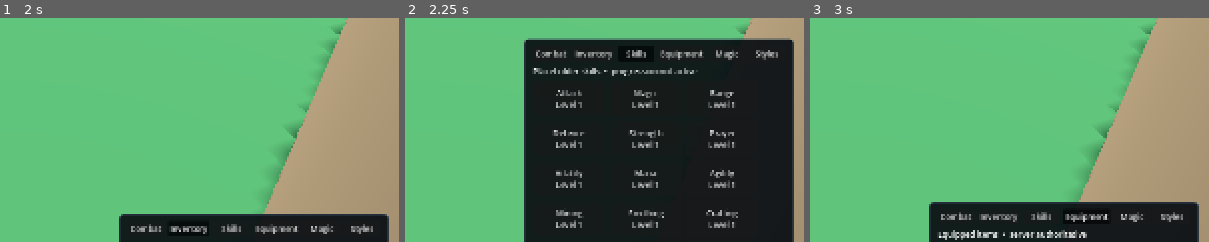
Above: before the commit, frames 1-3 (left to right).
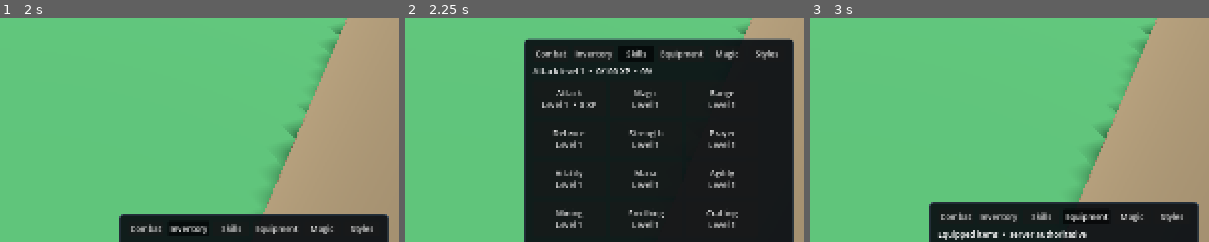
Above: after the commit, the same moments.

Repository: mywyau/arcana
Game: Godot game, scene res://scenes/main.tscn
Same seed, same stepped clock (60 frames per second), same inputs: the game is played once before the commit and once after it.
Inputs:
- Up to frame 1 (2 s): click "Combat" at 0.5 s; click "Inventory" at 1.25 s
- Up to frame 2 (2.25 s): click "Skills" at 2 s
- Up to frame 3 (3 s): click "Equipment" at 2.75 s
The pictures show only the part of the screen within x 50-100%, y 21-71%; the shares and areas given below are measured in that part.

Frame 1 is identical in both runs. In frame 2, 1.0% of the frame differs, in the area x 31-74%, y 22-41%; in frame 3, nothing differs.

Commit message:
add attack xp and postgres saving

Diff:
--- a/client/scenes/main.tscn
+++ b/client/scenes/main.tscn
@@ -561,7 +561,7 @@
 
 [node name="Summary" type="Label" parent="UI/SkillsHUD/Margin/VBox"]
 layout_mode = 2
-text = "Placeholder skills  •  progression not active"
+text = "Attack level 1  •  0/100 XP  •  0%"
 
 [node name="Grid" type="GridContainer" parent="UI/SkillsHUD/Margin/VBox"]
 layout_mode = 2
--- a/client/scripts/main.gd
+++ b/client/scripts/main.gd
@@ -130,6 +130,7 @@
 @onready var skills_equipment_tab_button: Button = $UI/SkillsHUD/Margin/VBox/TabRow/Equipment
 @onready var skills_magic_tab_button: Button = $UI/SkillsHUD/Margin/VBox/TabRow/Magic
 @onready var skills_styles_tab_button: Button = $UI/SkillsHUD/Margin/VBox/TabRow/Styles
+@onready var skills_summary: Label = $UI/SkillsHUD/Margin/VBox/Summary
 @onready var skills_grid: GridContainer = $UI/SkillsHUD/Margin/VBox/Grid
 @onready var equipment_combat_tab_button: Button = $UI/EquipmentHUD/Margin/VBox/TabRow/Combat
 @onready var equipment_inventory_tab_button: Button = $UI/EquipmentHUD/Margin/VBox/TabRow/Inventory
@@ -200,6 +201,11 @@
 var _inventory_capacity: int = 8
 var _inventory_items: Array = []
 var _inventory_signature: String = ""
+var _attack_experience: int = 0
+var _attack_level: int = 1
+var _attack_current_level_experience: int = 0
+var _attack_next_level_experience: int = 100
+var _skill_tiles: Dictionary = {}
 var _player_views: Dictionary = {}
 var _last_combat_event_id: int = 0
 var _combat_events_initialized: bool = false
@@ -528,6 +534,9 @@
 			_player_defeated = bool(player_data.get("defeated", false))
 			_player_respawn_at_pulse = int(player_data.get("respawn_at_pulse", 0))
 			_player_dodge_rate = float(player_data.get("dodge_rate", _player_dodge_rate))
+			var skills_data: Variant = player_data.get("skills", [])
+			if typeof(skills_data) == TYPE_ARRAY:
+				_apply_skills_snapshot(skills_data as Array)
 			var inventory_data: Variant = player_data.get("inventory", {})
 			if typeof(inventory_data) == TYPE_DICTIONARY:
 				_apply_inventory_snapshot(inventory_data as Dictionary)
@@ -838,13 +847,72 @@
 func _populate_placeholder_skills() -> void:
 	for skill_data: Variant in PLACEHOLDER_SKILLS:
 		var skill: Dictionary = skill_data
+		var skill_name: String = str(skill.get("name", "Skill"))
 		var skill_tile := Button.new()
 		skill_tile.custom_minimum_size = Vector2(145, 72)
 		skill_tile.focus_mode = Control.FOCUS_NONE
 		skill_tile.mouse_filter = Control.MOUSE_FILTER_IGNORE
-		skill_tile.text = "%s\nLevel %d" % [skill.get("name", "Skill"), skill.get("level", 1)]
-		skill_tile.tooltip_text = "Placeholder skill — progression is not active yet"
+		skill_tile.text = "%s\nLevel %d" % [skill_name, skill.get("level", 1)]
+		if skill_name == "Attack":
+			_skill_tiles[skill_name] = skill_tile
+		else:
+			skill_tile.tooltip_text = "Placeholder skill — progression is not active yet"
 		skills_grid.add_child(skill_tile)
+	_update_attack_skill_hud()
+
+
+func _apply_skills_snapshot(skills: Array) -> void:
+	for payload: Variant in skills:
+		if typeof(payload) != TYPE_DICTIONARY:
+			continue
+		var skill: Dictionary = payload
+		if str(skill.get("id", "")) != "attack":
+			continue
+		var experience: int = int(skill.get("experience", _attack_experience))
+		var level: int = int(skill.get("level", _attack_level))
+		var current_level_experience: int = int(skill.get(
+			"current_level_experience",
+			_attack_current_level_experience,
+		))
+		var next_level_experience: int = int(skill.get(
+			"next_level_experience",
+			_attack_next_level_experience,
+		))
+		if experience == _attack_experience and level == _attack_level and \
+			current_level_experience == _attack_current_level_experience and \
+			next_level_experience == _attack_next_level_experience:
+			return
+		_attack_experience = experience
+		_attack_level = level
+		_attack_current_level_experience = current_level_experience
+		_attack_next_level_experience = next_level_experience
+		_update_attack_skill_hud()
+		return
+
+
+func _update_attack_skill_hud() -> void:
+	var attack_tile: Button = _skill_tiles.get("Attack") as Button
+	if attack_tile == null:
+		return
+	attack_tile.text = "Attack\nLevel %d  •  %d XP" % [_attack_level, _attack_experience]
+	if _attack_next_level_experience <= 0:
+		attack_tile.tooltip_text = "Maximum level • successful melee hits grant Attack XP"
+		skills_summary.text = "Attack level %d  •  maximum level" % _attack_level
+		return
+	var experience_remaining: int = maxi(0, _attack_next_level_experience - _attack_experience)
+	var level_span: int = maxi(1, _attack_next_level_experience - _attack_current_level_experience)
+	var level_progress: int = _attack_experience - _attack_current_level_experience
+	var progress_percent: int = roundi(float(level_progress) / float(level_span) * 100.0)
+	attack_tile.tooltip_text = "10 XP per successful melee hit • %d XP to level %d" % [
+		experience_remaining,
+		_attack_level + 1,
+	]
+	skills_summary.text = "Attack level %d  •  %d/%d XP  •  %d%%" % [
+		_attack_level,
+		_attack_experience,
+		_attack_next_level_experience,
+		progress_percent,
+	]
 
 
 func _populate_placeholder_spells() -> void:
Not shown, changed: server/cmd/server/main.go
Not shown, changed: server/go.mod
Not shown, changed: server/go.sum
Not shown, added: server/internal/account/account.go
Not shown, added: server/internal/account/account_test.go
Not shown, added: server/internal/account/password.go
Not shown, added: server/internal/account/password_test.go
Not shown, changed: server/internal/character/repository.go
Not shown, changed: server/internal/character/repository_test.go
Not shown, added: server/internal/persistence/postgres/accounts.go
Not shown, added: server/internal/persistence/postgres/migrations/002_accounts.sql
Not shown, added: server/internal/persistence/postgres/migrations/003_character_skills.sql
(and 14 more such lines)
